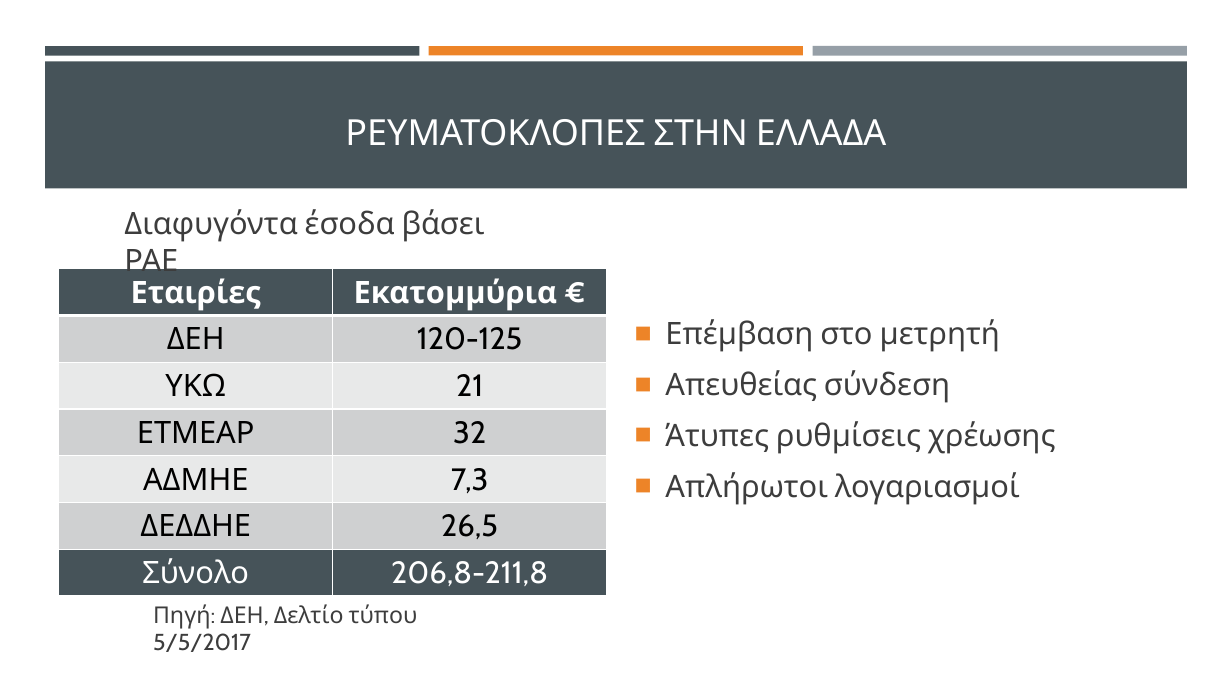
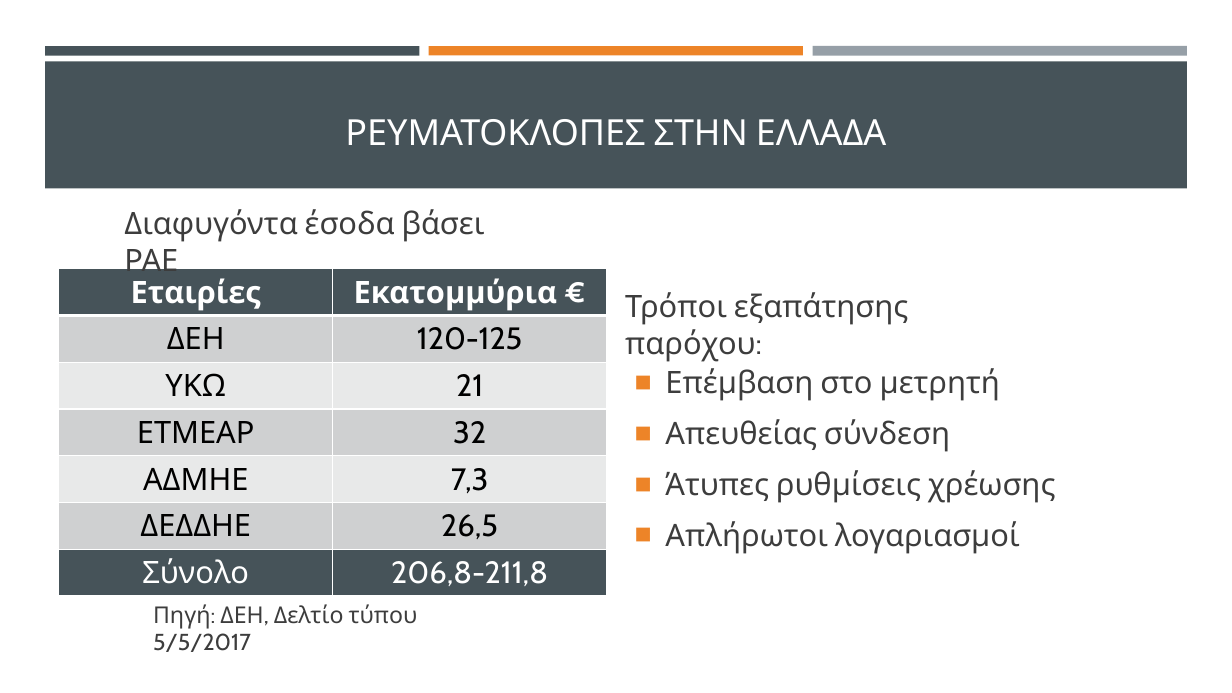
Before and after one commit to thanmitsel/Theft-detection, a slide deck: slide 2 of LateX/Presentation/Copy-Ανιχνευση μη τεχνικων απωλειων με συστηματα μηχανικης μαθησης.pptx. Drawn at 1232x693 pixels with LibreOffice and Linux fonts; fonts in the diff are those of the drawing. Boxes give left, top, right and bottom in pixels: in the first picture for what was removed or moved away, otherwise in the second. Text is boxed around its words. In the diff, an @@ line names an element or a change of style, - is before the commit and + after.

```diff
--- a/LateX/Presentation/Copy-Ανιχνευση μη τεχνικων απωλειων με συστηματα μηχανικης μαθησης.pptx
+++ b/LateX/Presentation/Copy-Ανιχνευση μη τεχνικων απωλειων με συστηματα μηχανικης μαθησης.pptx
@@ text added at bbox=[625, 292, 908, 362], 24 pt, text #3D3D3D @@
+Τρόποι εξαπάτησης παρόχου:
@@ text "Επέμβαση στο μετρητή": place and size @@
-text "Επέμβαση στο μετρητή" at bbox=[665, 319, 1055, 505]
+text "Επέμβαση στο μετρητή" at bbox=[665, 368, 1055, 554]
```
Also in this commit, not shown: 9 other slides changed, 3 other files.
